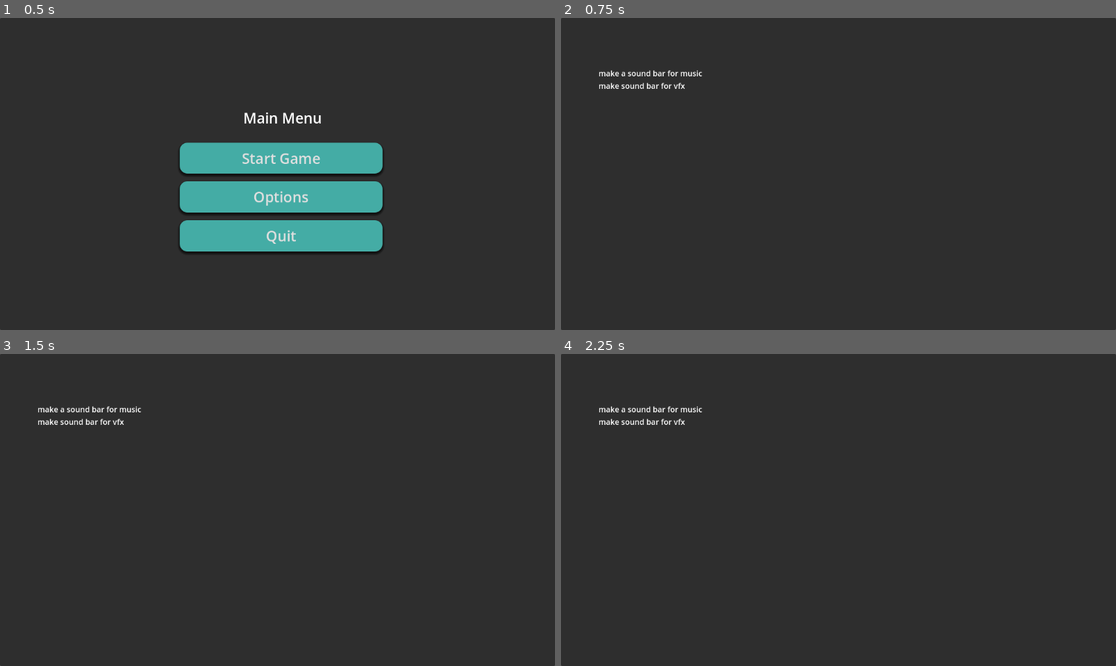
Above: before the commit, frames 1-4 (two rows, left to right).
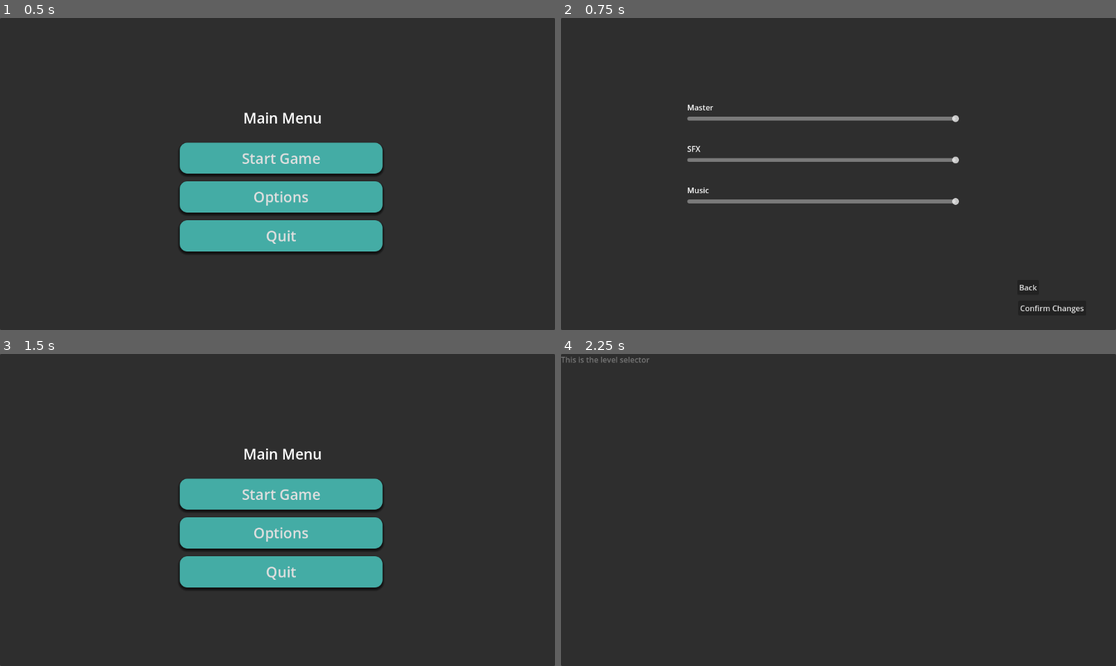
Above: after the commit, the same moments.

Repository: DylGit3/ProjectNexus
Game: Godot game, scene res://Scenes/Global/main.tscn
The game is run twice, just before and just after one commit, with the same random seed, the same clock (stepped at 60 frames per second) and the same inputs. Before the commit the project starts from res://main.tscn.
Inputs (mouse positions are in pixels of both pictures, inside the frame that each line leads up to):
- Up to frame 1 (0.5 s): no input
- Up to frame 2 (0.75 s): click "Options" at 0.5 s
- Up to frame 3 (1.5 s): click (466, 622) at 1.25 s, where only the run after the commit has a clickable "Back"
- Up to frame 4 (2.25 s): click (844, 494) at 2 s, where only the run after the commit has a clickable "Start Game"

Frame 1 is identical in both runs. In frame 2, 2.5% of the frame differs, in the area x 6-95%, y 16-95%; in frame 3, 12%, in the area x 6-69%, y 16-76%; in frame 4, 0.5%.

Commit message:
changes to menu music and options

Diff:
--- /dev/null
+++ b/Assets/Audio/default_bus_layout.tres
@@ -0,0 +1,16 @@
+[gd_resource type="AudioBusLayout" format=3 uid="uid://ci8wk32y8bls5"]
+
+[resource]
+bus/0/send = &"New Bus"
+bus/1/name = &"SFX"
+bus/1/solo = false
+bus/1/mute = false
+bus/1/bypass_fx = false
+bus/1/volume_db = 0.0
+bus/1/send = &"Master"
+bus/2/name = &"Music"
+bus/2/solo = false
+bus/2/mute = false
+bus/2/bypass_fx = false
+bus/2/volume_db = 0.0
+bus/2/send = &"Master"
--- a/main.tscn
+++ b/Scenes/Global/main.tscn
@@ -1,7 +1,7 @@
 [gd_scene load_steps=5 format=3 uid="uid://36ku13axo8lh"]
 
-[ext_resource type="Script" path="res://main_menu.gd" id="1_voar0"]
-[ext_resource type="AudioStream" uid="uid://dexdudfwpslf2" path="res://goodVibes.ogg" id="2_60ur4"]
+[ext_resource type="Script" path="res://Scripts/main_menu.gd" id="1_dl0la"]
+[ext_resource type="AudioStream" uid="uid://dexdudfwpslf2" path="res://Assets/Audio/Music/goodVibes.ogg" id="2_vahg4"]
 
 [sub_resource type="StyleBoxEmpty" id="StyleBoxEmpty_brb55"]
 
@@ -21,7 +21,7 @@
 anchor_bottom = 1.0
 grow_horizontal = 2
 grow_vertical = 2
-script = ExtResource("1_voar0")
+script = ExtResource("1_dl0la")
 
 [node name="Panel" type="Panel" parent="."]
 layout_mode = 1
@@ -95,7 +95,7 @@
 vertical_alignment = 1
 
 [node name="goodVibes audio" type="AudioStreamPlayer" parent="."]
-stream = ExtResource("2_60ur4")
+stream = ExtResource("2_vahg4")
 volume_db = -45.872
 autoplay = true
 
--- /dev/null
+++ b/Scenes/Global/menu_music.tscn
@@ -0,0 +1,6 @@
+[gd_scene load_steps=2 format=3 uid="uid://bcpftwtedmiga"]
+
+[ext_resource type="Script" path="res://Scripts/menu_music.gd" id="1_v4461"]
+
+[node name="MenuMusic" type="AudioStreamPlayer"]
+script = ExtResource("1_v4461")
--- /dev/null
+++ b/Scenes/Global/options.tscn
@@ -0,0 +1,91 @@
+[gd_scene load_steps=3 format=3 uid="uid://d4i5ovowp2kgm"]
+
+[ext_resource type="Script" path="res://Scripts/options.gd" id="1_0qk6g"]
+[ext_resource type="Script" path="res://Scripts/audio_options.gd" id="2_erkgf"]
+
+[node name="Options" type="Control"]
+layout_mode = 3
+anchors_preset = 15
+anchor_right = 1.0
+anchor_bottom = 1.0
+grow_horizontal = 2
+grow_vertical = 2
+script = ExtResource("1_0qk6g")
+
+[node name="Panel" type="Panel" parent="."]
+layout_mode = 1
+anchors_preset = 15
+anchor_right = 1.0
+anchor_bottom = 1.0
+grow_horizontal = 2
+grow_vertical = 2
+
+[node name="AudioOptions" type="Control" parent="."]
+anchors_preset = 0
+offset_left = 151.0
+offset_top = 73.0
+offset_right = 410.0
+offset_bottom = 206.0
+script = ExtResource("2_erkgf")
+
+[node name="VBoxContainer" type="VBoxContainer" parent="AudioOptions"]
+layout_mode = 0
+offset_left = 111.0
+offset_top = 101.0
+offset_right = 676.0
+offset_bottom = 356.0
+
+[node name="MasterLabel" type="Label" parent="AudioOptions/VBoxContainer"]
+layout_mode = 2
+size_flags_vertical = 1
+text = "Master"
+
+[node name="MasterSlider" type="HSlider" parent="AudioOptions/VBoxContainer"]
+layout_mode = 2
+size_flags_vertical = 2
+max_value = 1.0
+step = 0.05
+
+[node name="SFXLabel" type="Label" parent="AudioOptions/VBoxContainer"]
+layout_mode = 2
+size_flags_vertical = 1
+text = "SFX"
+
+[node name="SFXSlider" type="HSlider" parent="AudioOptions/VBoxContainer"]
+layout_mode = 2
+size_flags_vertical = 2
+max_value = 1.0
+step = 0.05
+
+[node name="MusicLabel" type="Label" parent="AudioOptions/VBoxContainer"]
+layout_mode = 2
+size_flags_vertical = 1
+text = "Music"
+
+[node name="MusicSlider" type="HSlider" parent="AudioOptions/VBoxContainer"]
+layout_mode = 2
+size_flags_vertical = 2
+max_value = 1.0
+step = 0.05
+
+[node name="Confirm" type="Button" parent="AudioOptions"]
+layout_mode = 0
+offset_left = 798.0
+offset_top = 514.0
+offset_right = 939.0
+offset_bottom = 545.0
+text = "Confirm Changes"
+
+[node name="Escape" type="Button" parent="AudioOptions"]
+layout_mode = 0
+offset_left = 796.0
+offset_top = 471.0
+offset_right = 841.0
+offset_bottom = 502.0
+text = "Back"
+
+[connection signal="mouse_exited" from="AudioOptions/VBoxContainer/MasterSlider" to="AudioOptions" method="_on_master_slider_mouse_exited"]
+[connection signal="mouse_exited" from="AudioOptions/VBoxContainer/SFXSlider" to="AudioOptions" method="_on_sfx_slider_mouse_exited"]
+[connection signal="mouse_exited" from="AudioOptions/VBoxContainer/MusicSlider" to="AudioOptions" method="_on_music_slider_mouse_exited"]
+[connection signal="pressed" from="AudioOptions/Confirm" to="." method="_on_confirm_pressed"]
+[connection signal="pressed" from="AudioOptions/Escape" to="." method="_on_escape_pressed"]
--- /dev/null
+++ b/Scripts/audio_options.gd
@@ -0,0 +1,16 @@
+extends Control
+
+# Called when the node enters the scene tree for the first time.
+func _ready() -> void:
+	$VBoxContainer/MasterSlider.value = db_to_linear(AudioServer.get_bus_volume_db(0))
+	$VBoxContainer/SFXSlider.value = db_to_linear(AudioServer.get_bus_volume_db(1))
+	$VBoxContainer/MusicSlider.value = db_to_linear(AudioServer.get_bus_volume_db(2))
+
+func _on_music_slider_mouse_exited() -> void:
+	release_focus()
+
+func _on_sfx_slider_mouse_exited() -> void:
+	release_focus()
+
+func _on_master_slider_mouse_exited() -> void:
+	release_focus()
--- a/main_menu.gd
+++ b/Scripts/main_menu.gd
@@ -1,23 +1,18 @@
 extends Control
 
-
 # Called when the node enters the scene tree for the first time.
-func _ready() -> void:
-	pass # Replace with function body.
-
+func _ready():
+	MenuMusic.play_music_menu()
 
 # Called every frame. 'delta' is the elapsed time since the previous frame.
 func _process(delta: float) -> void:
 	pass
 
-
 func _on_start_pressed() -> void:
-	get_tree().change_scene_to_file("res://level_selector.tscn")
-
+	get_tree().change_scene_to_file("res://Scenes/Global/level_selector.tscn")
 
 func _on_options_pressed() -> void:
-	get_tree().change_scene_to_file("res://options.tscn")
-
+	get_tree().change_scene_to_file("res://Scenes/Global/options.tscn")
 
 func _on_Quit_pressed() -> void:
 	get_tree().quit()
--- /dev/null
+++ b/Scripts/menu_music.gd
@@ -0,0 +1,14 @@
+extends AudioStreamPlayer
+
+const menu_music_first = preload("res://Assets/Audio/Music/goodVibes.ogg")
+
+func _play_music(music: AudioStream, volume = 0.0):
+	if stream == music:
+		return
+
+	stream = music
+	volume_db = volume
+	play()
+
+func play_music_menu():
+	_play_music(menu_music_first)
--- /dev/null
+++ b/Scripts/options.gd
@@ -0,0 +1,17 @@
+extends Control
+
+# Called when the node enters the scene tree for the first time.
+func _ready() -> void:
+	pass # Replace with function body.
+
+# Called every frame. 'delta' is the elapsed time since the previous frame.
+func _process(delta: float) -> void:
+	pass
+
+func _on_confirm_pressed():
+	AudioServer.set_bus_volume_db(0, linear_to_db($AudioOptions/VBoxContainer/MasterSlider.value))
+	AudioServer.set_bus_volume_db(1, linear_to_db($AudioOptions/VBoxContainer/SFXSlider.value))
+	AudioServer.set_bus_volume_db(2, linear_to_db($AudioOptions/VBoxContainer/MusicSlider.value))
+
+func _on_escape_pressed():
+	get_tree().change_scene_to_file("res://Scenes/Global/main.tscn")
--- a/options.tscn
+++ /dev/null
@@ -1,26 +0,0 @@
-[gd_scene format=3 uid="uid://d4i5ovowp2kgm"]
-
-[node name="Options" type="Control"]
-layout_mode = 3
-anchors_preset = 15
-anchor_right = 1.0
-anchor_bottom = 1.0
-grow_horizontal = 2
-grow_vertical = 2
-
-[node name="Panel" type="Panel" parent="."]
-layout_mode = 1
-anchors_preset = 15
-anchor_right = 1.0
-anchor_bottom = 1.0
-grow_horizontal = 2
-grow_vertical = 2
-
-[node name="Label" type="Label" parent="Panel"]
-layout_mode = 0
-offset_left = 78.0
-offset_top = 103.0
-offset_right = 644.0
-offset_bottom = 376.0
-text = "make a sound bar for music
-make sound bar for vfx"
--- a/project.godot
+++ b/project.godot
@@ -11,9 +11,17 @@
 [application]
 
 config/name="Project Nexus"
-run/main_scene="res://main.tscn"
+run/main_scene="res://Scenes/Global/main.tscn"
 config/features=PackedStringArray("4.3", "Mobile")
 config/icon="res://icon.svg"
+
+[audio]
+
+buses/default_bus_layout="res://Assets/Audio/default_bus_layout.tres"
+
+[autoload]
+
+MenuMusic="*res://Scenes/Global/menu_music.tscn"
 
 [rendering]
 
Not shown, added: Assets/Audio/Music/goodVibes.ogg.import
Renamed: level_selector.tscn -> Scenes/Global/level_selector.tscn
Not shown, removed: goodVibes.ogg.import
Not shown, added: Assets/Audio/Music/goodVibes.ogg
